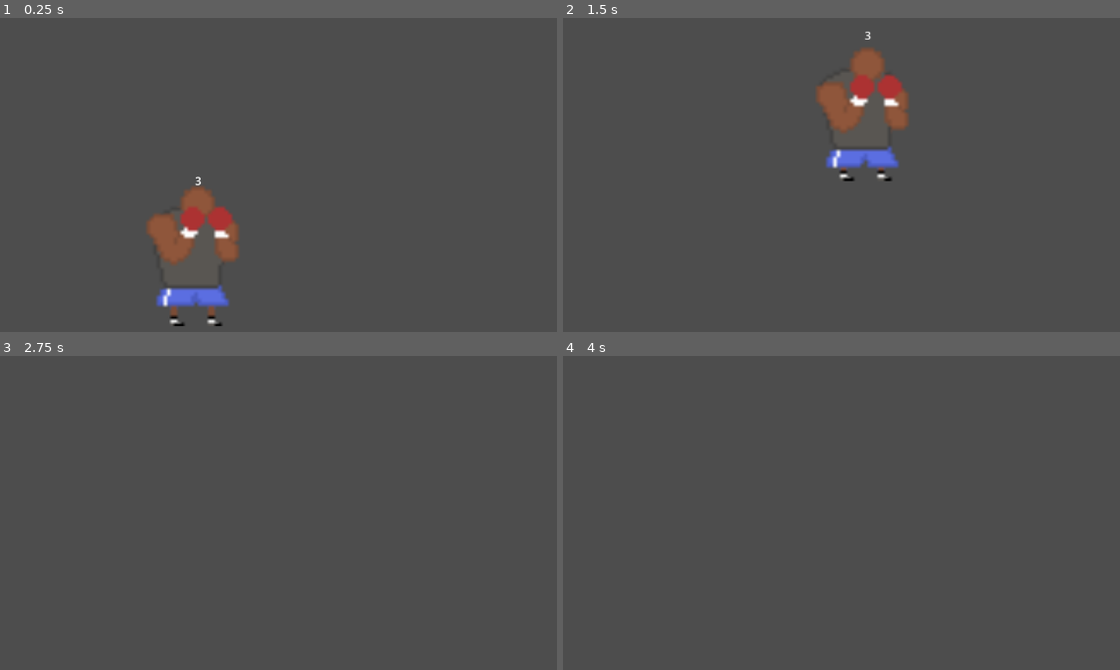
Above: before the commit, frames 1-4 (two rows, left to right).
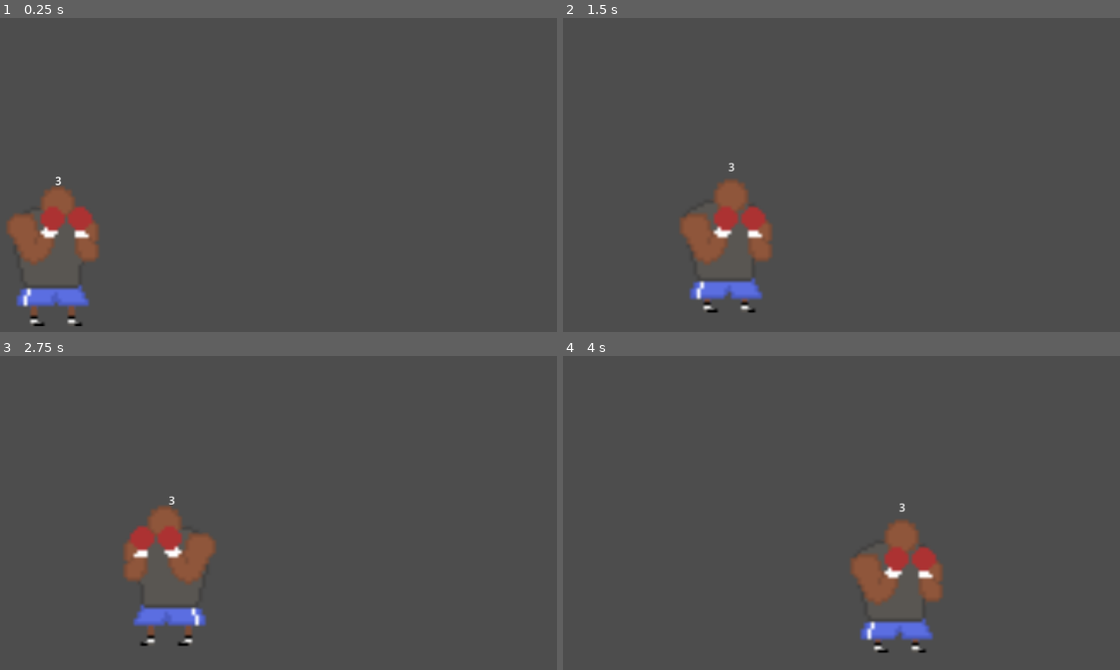
Above: after the commit, the same moments.

Repository: keenas7/boxingJack
Game: Godot game, scene res://Scenes/main.tscn
Same seed, same stepped clock (60 frames per second), same inputs: the game is played once before the commit and once after it. The project has no main scene, so this scene is started directly.
Inputs:
- Up to frame 1 (0.25 s): no input
- Up to frame 2 (1.5 s): hold Space (Jump) 0.53-1.28 s; hold D (MoveRight) from 0.53 s (still down); tap Space (Jump) at 1.35 s
- Up to frame 3 (2.75 s): tap Space (Jump) at 1.52, 1.82 s; release D (MoveRight) at 2.03 s; hold Left (MoveLeft) from 2.03 s (still down); hold Space (Jump) from 2.03 s (still down)
- Up to frame 4 (4 s): release Left (MoveLeft) at 2.78 s; release Space (Jump) at 2.78 s; hold D (MoveRight) from 2.78 s (still down); tap Space (Jump) at 2.85, 3.02, 3.32 s; hold Space (Jump) from 3.53 s (still down)

The runs differ from the first frame. In frame 1, 6.5% of the frame differs, in the area x 1-43%, y 50-99%; in frame 2, 6.6%, in the area x 21-63%, y 4-94%; in frame 3, 3.3%; in frame 4, 3.3%.

Commit message:
Fixed player movement and imporved the boxing ring

Diff:
--- a/boxing-jack/Scenes/Phys_Player.tscn
+++ /dev/null
@@ -1,54 +0,0 @@
-[gd_scene format=3 uid="uid://baegl7v5j2gie"]
-
-[ext_resource type="Script" uid="uid://dusfps03lq68f" path="res://Scripts/Player/newPlayer.gd" id="1_vj2ee"]
-[ext_resource type="Texture2D" uid="uid://dhcfv41d8j8r0" path="res://Sprites/PlayerSprites/Idle pngs/Idle animation1.png" id="2_cgqai"]
-[ext_resource type="Texture2D" uid="uid://knpf1r1046d6" path="res://Sprites/PlayerSprites/Idle pngs/Idle animation2.png" id="3_rkh4a"]
-[ext_resource type="Texture2D" uid="uid://dhsklfydm8q14" path="res://Sprites/PlayerSprites/Idle pngs/Idle animation3.png" id="4_1v778"]
-[ext_resource type="Texture2D" uid="uid://c5o8hxxqi5f6b" path="res://Sprites/PlayerSprites/Idle pngs/Idle animation4.png" id="5_pwyuo"]
-
-[sub_resource type="RectangleShape2D" id="RectangleShape2D_efk68"]
-size = Vector2(109, 160)
-
-[sub_resource type="SpriteFrames" id="SpriteFrames_efk68"]
-animations = [{
-"frames": [{
-"duration": 1.0,
-"texture": ExtResource("2_cgqai")
-}, {
-"duration": 1.0,
-"texture": ExtResource("3_rkh4a")
-}, {
-"duration": 1.0,
-"texture": ExtResource("4_1v778")
-}, {
-"duration": 1.0,
-"texture": ExtResource("5_pwyuo")
-}],
-"loop": true,
-"name": &"Idle",
-"speed": 5.0
-}]
-
-[node name="Phys_Player" type="RigidBody2D" unique_id=1191244919]
-position = Vector2(305, 271)
-lock_rotation = true
-freeze_mode = 1
-script = ExtResource("1_vj2ee")
-metadata/_edit_group_ = true
-
-[node name="CollisionShape2D" type="CollisionShape2D" parent="." unique_id=14378353]
-position = Vector2(-1.5, 78)
-shape = SubResource("RectangleShape2D_efk68")
-
-[node name="AnimatedSprite2D" type="AnimatedSprite2D" parent="." unique_id=1755206190]
-scale = Vector2(5, 5)
-sprite_frames = SubResource("SpriteFrames_efk68")
-animation = &"Idle"
-
-[node name="Health" type="Label" parent="." unique_id=983270849]
-offset_left = -28.0
-offset_top = -65.0
-offset_right = 40.0
-offset_bottom = -41.0
-text = "3"
-horizontal_alignment = 1
--- a/boxing-jack/Scenes/Player.tscn
+++ /dev/null
@@ -1,30 +0,0 @@
-[gd_scene format=3 uid="uid://bivh166f2443d"]
-
-[ext_resource type="Script" uid="uid://cqfyt3mrahgod" path="res://Scripts/Player/player.gd" id="1_kyqiw"]
-[ext_resource type="Texture2D" uid="uid://dc1tpos3j8ui8" path="res://Sprites/PlayerSprites/Goob.png" id="1_rpqav"]
-
-[sub_resource type="RectangleShape2D" id="RectangleShape2D_kyqiw"]
-size = Vector2(183, 470)
-
-[sub_resource type="SpriteFrames" id="SpriteFrames_gntrk"]
-
-[node name="Area2D" type="Area2D" unique_id=1991289627]
-position = Vector2(186, 312)
-disable_mode = 2
-script = ExtResource("1_kyqiw")
-metadata/_edit_group_ = true
-
-[node name="CollisionShape2D" type="CollisionShape2D" parent="." unique_id=741088183]
-position = Vector2(-0.5, 1)
-shape = SubResource("RectangleShape2D_kyqiw")
-
-[node name="AnimatedSprite2D" type="AnimatedSprite2D" parent="." unique_id=1796325025]
-sprite_frames = SubResource("SpriteFrames_gntrk")
-
-[node name="Sprite2D" type="Sprite2D" parent="." unique_id=838915129]
-texture = ExtResource("1_rpqav")
-
-[node name="Health" type="Label" parent="." unique_id=690414413]
-offset_right = 40.0
-offset_bottom = 23.0
-text = "3"
--- a/boxing-jack/Scenes/main.tscn
+++ b/boxing-jack/Scenes/main.tscn
@@ -3,15 +3,40 @@
 [ext_resource type="Script" uid="uid://c6eiwuhxmlevs" path="res://Scripts/Main/main.gd" id="1_jjgbg"]
 
 [sub_resource type="RectangleShape2D" id="RectangleShape2D_jjgbg"]
-size = Vector2(1150, 197)
+size = Vector2(1337, 197)
+
+[sub_resource type="RectangleShape2D" id="RectangleShape2D_bo1nx"]
+size = Vector2(63, 461)
+
+[sub_resource type="RectangleShape2D" id="RectangleShape2D_8gbba"]
+size = Vector2(63, 461)
 
 [node name="Main" type="Node" unique_id=1582123276]
 script = ExtResource("1_jjgbg")
 
-[node name="StaticBody2D" type="StaticBody2D" parent="." unique_id=1966180480]
+[node name="BoxingRing" type="StaticBody2D" parent="." unique_id=1966180480]
 position = Vector2(220, 475)
 metadata/_edit_group_ = true
 
-[node name="CollisionShape2D" type="CollisionShape2D" parent="StaticBody2D" unique_id=2064049282]
-position = Vector2(356, 73.5)
+[node name="CollisionShape2D" type="CollisionShape2D" parent="BoxingRing" unique_id=2064049282]
+position = Vector2(353.5, 73.5)
 shape = SubResource("RectangleShape2D_jjgbg")
+
+[node name="LeftWall" type="StaticBody2D" parent="." unique_id=1070182560]
+position = Vector2(-130, 413)
+metadata/_edit_group_ = true
+
+[node name="CollisionShape2D" type="CollisionShape2D" parent="LeftWall" unique_id=2043918169]
+position = Vector2(1.5, -185.5)
+shape = SubResource("RectangleShape2D_bo1nx")
+
+[node name="RightWall" type="StaticBody2D" parent="." unique_id=842269986]
+position = Vector2(1274, 416)
+metadata/_edit_group_ = true
+
+[node name="CollisionShape2D" type="CollisionShape2D" parent="RightWall" unique_id=447401627]
+position = Vector2(1.5, -185.5)
+shape = SubResource("RectangleShape2D_8gbba")
+
+[node name="PlayerSpawn" type="Node2D" parent="." unique_id=1089993190]
+position = Vector2(100, 334)
--- /dev/null
+++ b/boxing-jack/Scenes/player_phys_2.tscn
@@ -0,0 +1,50 @@
+[gd_scene format=3 uid="uid://ddek5a46d5kt7"]
+
+[ext_resource type="Script" uid="uid://bb7l834dtn1if" path="res://Scripts/Player/player_phys_2.gd" id="1_rocbt"]
+[ext_resource type="Texture2D" uid="uid://dhcfv41d8j8r0" path="res://Sprites/PlayerSprites/Idle pngs/Idle animation1.png" id="2_43ji5"]
+[ext_resource type="Texture2D" uid="uid://knpf1r1046d6" path="res://Sprites/PlayerSprites/Idle pngs/Idle animation2.png" id="3_yinys"]
+[ext_resource type="Texture2D" uid="uid://dhsklfydm8q14" path="res://Sprites/PlayerSprites/Idle pngs/Idle animation3.png" id="4_kx3js"]
+[ext_resource type="Texture2D" uid="uid://c5o8hxxqi5f6b" path="res://Sprites/PlayerSprites/Idle pngs/Idle animation4.png" id="5_8a76v"]
+
+[sub_resource type="RectangleShape2D" id="RectangleShape2D_q5p76"]
+size = Vector2(109, 160)
+
+[sub_resource type="SpriteFrames" id="SpriteFrames_g2qkg"]
+animations = [{
+"frames": [{
+"duration": 1.0,
+"texture": ExtResource("2_43ji5")
+}, {
+"duration": 1.0,
+"texture": ExtResource("3_yinys")
+}, {
+"duration": 1.0,
+"texture": ExtResource("4_kx3js")
+}, {
+"duration": 1.0,
+"texture": ExtResource("5_8a76v")
+}],
+"loop": true,
+"name": &"Idle",
+"speed": 5.0
+}]
+
+[node name="Player_Phys_2" type="CharacterBody2D" unique_id=425400130]
+script = ExtResource("1_rocbt")
+
+[node name="CollisionShape2D" type="CollisionShape2D" parent="." unique_id=1840348857]
+position = Vector2(-1.5, 78)
+shape = SubResource("RectangleShape2D_q5p76")
+
+[node name="AnimatedSprite2D" type="AnimatedSprite2D" parent="." unique_id=1750818118]
+scale = Vector2(5, 5)
+sprite_frames = SubResource("SpriteFrames_g2qkg")
+animation = &"Idle"
+
+[node name="Health" type="Label" parent="." unique_id=2009518256]
+offset_left = -28.0
+offset_top = -65.0
+offset_right = 40.0
+offset_bottom = -41.0
+text = "3"
+horizontal_alignment = 1
--- a/boxing-jack/Scripts/Main/main.gd
+++ b/boxing-jack/Scripts/Main/main.gd
@@ -3,7 +3,8 @@
 
 # Called when the node enters the scene tree for the first time.
 func _ready() -> void:
-	player = preload("res://Scenes/Phys_Player.tscn").instantiate()
+	player = preload("res://Scenes/player_phys_2.tscn").instantiate()
+	player.position = $PlayerSpawn.position
 	add_child(player)
 
 
--- a/boxing-jack/Scripts/Player/player.gd
+++ /dev/null
@@ -1,56 +0,0 @@
-extends Area2D
-
-const MAX_SPEED = 250
-
-@export var health = 3
-@export var speed = 0
-@export var accel = 400
-var healthLabel
-
-# Called when the node enters the scene tree for the first time.
-func _ready() -> void:
-	healthLabel = $Health
-	healthLabel.text = str(health)
-
-
-# Called every frame. 'delta' is the elapsed time since the previous frame.
-func _process(delta: float) -> void:
-	pass
-
-func _physics_process(delta: float) -> void:
-	move(delta)
-
-
-func move(delta: float) -> void:
-	var moveDir = Input.get_axis("MoveLeft","MoveRight")
-	'''
-	#More complex movement, commented out for now
-	if (moveDir != 0):
-
-		#If the player chooses a direction that is opposite to their current speed
-		# then the player will "slide stop" and start moving in the opposite direction
-		# with their initial speed being a quarter of what it currently was
-		if ((moveDir < 0 && speed > 0)||(moveDir > 0 && speed < 0)):
-			speed = (speed/4)*-1
-
-		#Check to see if the player has exceeded their max speed
-		if (abs(speed) < MAX_SPEED):
-			speed += accel * moveDir * delta
-		else:
-			speed = MAX_SPEED * moveDir
-	else:
-		#This makes the player slow down, and prevents them from "jittering"
-		# when their speed reaches 0, as the constant addition and
-		# subtraction of the speed will cause it to go above and below 0
-		# but never rarely reach it
-		#The formula stops the player once their speed is below 10%
-		# of their acceleration, in order to account for higher acceleration
-		if (speed > accel*0.1):
-			speed -= accel*2 * delta
-		elif (speed < accel*-0.1):
-			speed += accel*2 * delta
-		else:
-			speed = 0
-	position.x += speed * delta
-	'''
-	position.x += MAX_SPEED * delta * moveDir
--- a/boxing-jack/Scripts/Player/newPlayer.gd
+++ b/boxing-jack/Scripts/Player/player_phys_2.gd
@@ -1,4 +1,4 @@
-extends RigidBody2D
+extends CharacterBody2D
 
 const MAX_SPEED = 250
 
@@ -6,6 +6,7 @@
 @export var speed = 0
 @export var accel = 400
 @export var jumpVel = -250
+@export var gravityMul = 0.5
 var healthLabel
 var anim
 
@@ -25,6 +26,8 @@
 func _physics_process(delta: float) -> void:
 	move(delta)
 	jump(delta)
+	affectedByGravity(delta)
+	move_and_slide()
 
 ############MOVEMENT FUNCTIONS#################
 func move(delta: float) -> void:
@@ -36,14 +39,14 @@
 		#If the player chooses a direction that is opposite to their current speed
 		# then the player will "slide stop" and start moving in the opposite direction
 		# with their initial speed being a quarter of what it currently was
-		if ((moveDir < 0 && linear_velocity.x > 0)||(moveDir > 0 && linear_velocity.x < 0)):
-			linear_velocity.x = (linear_velocity.x/4)*-1
+		if ((moveDir < 0 && velocity.x > 0)||(moveDir > 0 && velocity.x < 0)):
+			velocity.x = (velocity.x/4)*-1
 
 		#Check to see if the player has exceeded their max speed
-		if (abs(linear_velocity.x) < MAX_SPEED):
-			linear_velocity.x += accel * moveDir * delta
+		if (abs(velocity.x) < MAX_SPEED):
+			velocity.x += accel * moveDir * delta
 		else:
-			linear_velocity.x = MAX_SPEED * moveDir
+			velocity.x = MAX_SPEED * moveDir
 	else:
 		#This makes the player slow down, and prevents them from "jittering"
 		# when their speed reaches 0, as the constant addition and
@@ -51,21 +54,30 @@
 		# but never rarely reach it
 		#The formula stops the player once their speed is below 10%
 		# of their acceleration, in order to account for higher acceleration
-		if (linear_velocity.x > accel*0.1):
-			linear_velocity.x -= accel*2 * delta
-		elif (linear_velocity.x < accel*-0.1):
-			linear_velocity.x += accel*2 * delta
+		if (velocity.x > accel*0.1):
+			velocity.x -= accel*2 * delta
+		elif (velocity.x < accel*-0.1):
+			velocity.x += accel*2 * delta
 		else:
-			linear_velocity.x = 0
+			velocity.x = 0
 
 
 	moveAnimate(delta,moveDir)
-	#linear_velocity.x = MAX_SPEED * moveDir
+	#velocity.x = MAX_SPEED * moveDir
 
 func jump(delta):
-	#Add a "is_grounded" check
-	if (Input.is_action_pressed("Jump")):
-		linear_velocity.y = jumpVel
+	#Part of the code is taken from the base code for the "CharacterBody2D"
+	# script template
+	if (Input.is_action_just_pressed("Jump") && is_on_floor()):
+		velocity.y = jumpVel
+
+#This function is needed to control the gravity since there does not seem
+# to be a way to control it by default from the inspector
+func affectedByGravity(delta:float):
+	#Part of the jump code is taken from the base code for the "CharacterBody2D"
+	# script template
+	if (not is_on_floor()):
+		velocity.y += get_gravity().y * gravityMul * delta
 ####################################################
 
 ###########ANIMATION FUNCTIONS######################
Not shown, removed: boxing-jack/Scripts/Player/newPlayer.gd.uid
Not shown, removed: boxing-jack/Scripts/Player/player.gd.uid
Not shown, added: boxing-jack/Scripts/Player/player_phys_2.gd.uid
